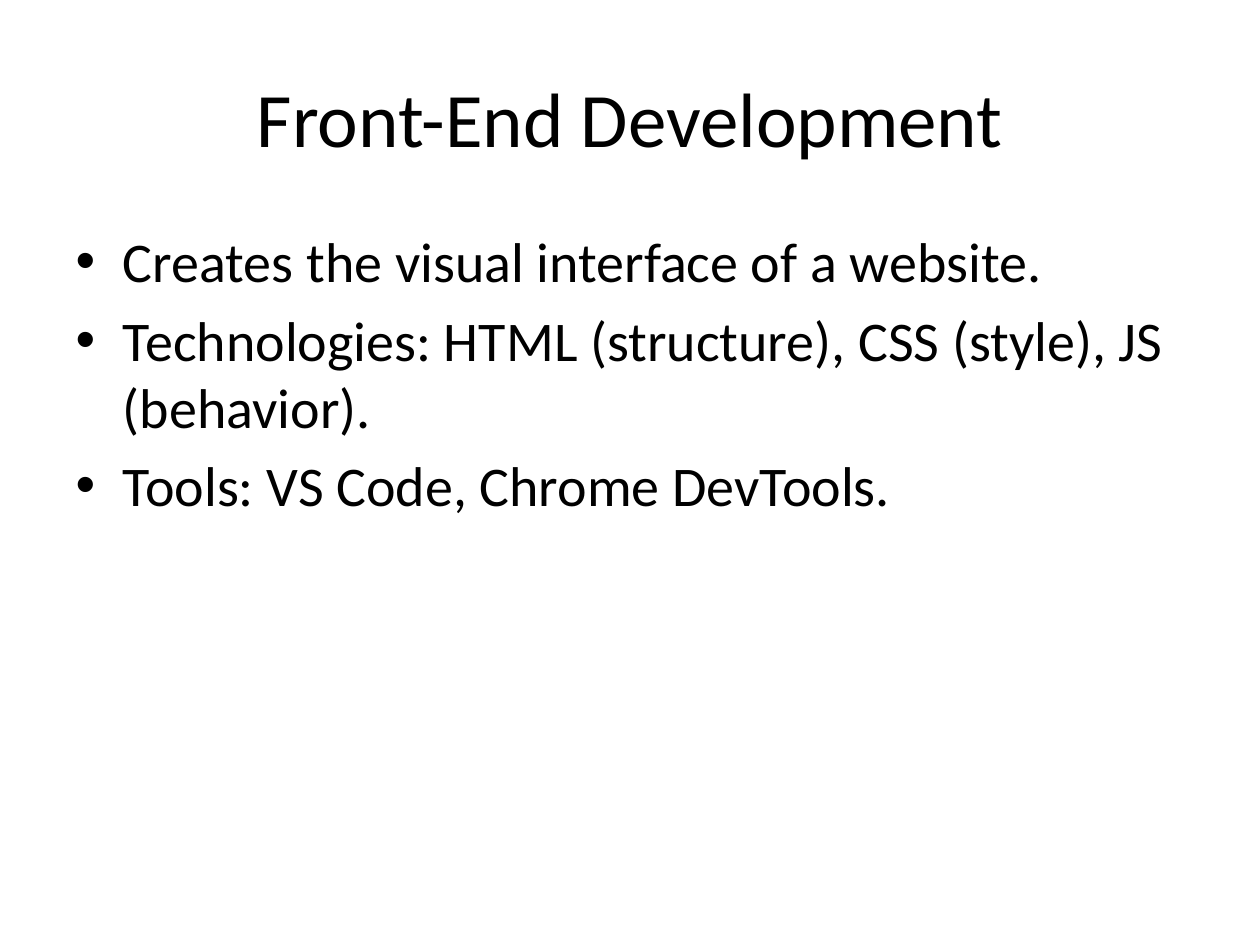
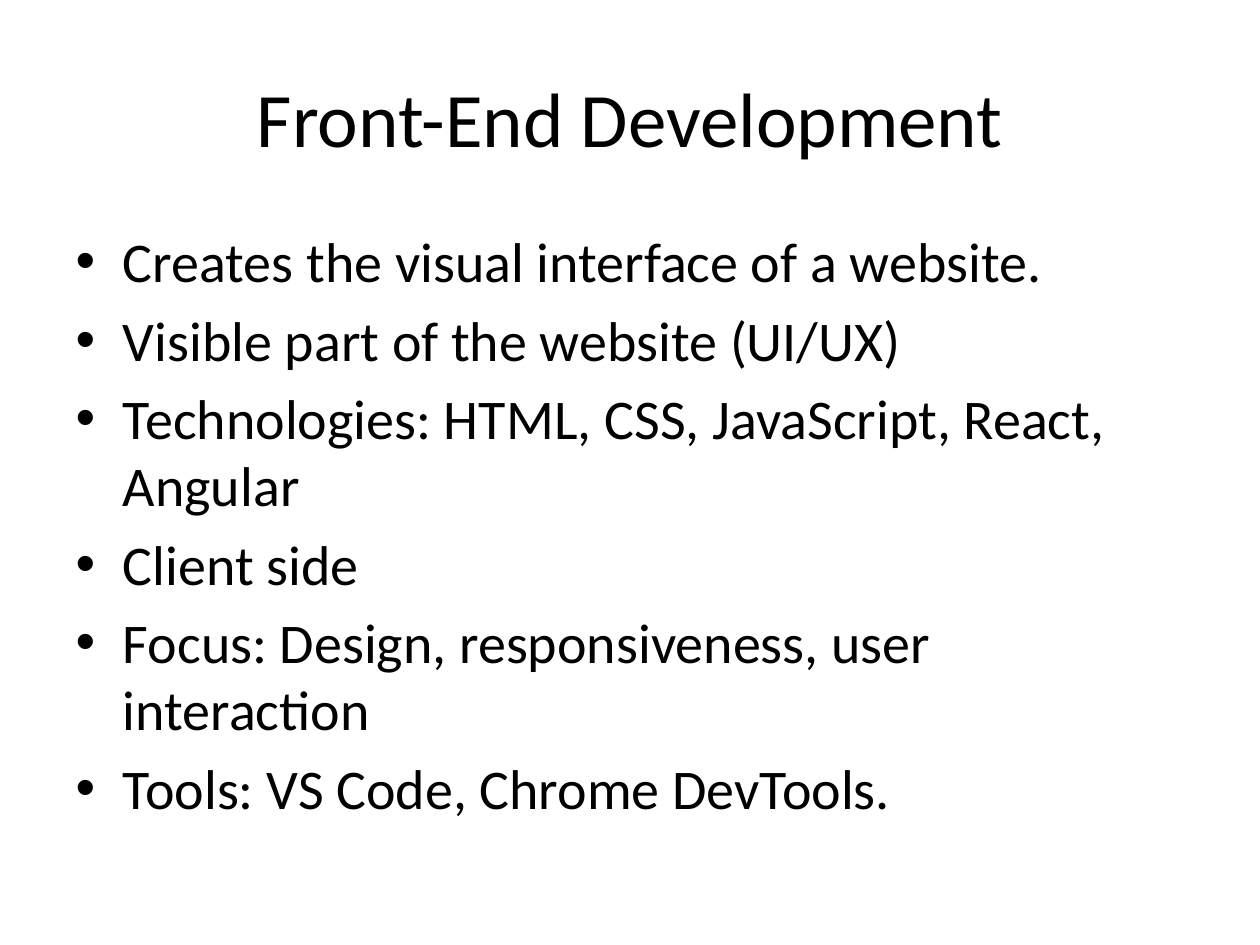
Before and after one commit to gauravog7/Intro-to-Web-Tech, a slide deck: slide 29 of Web_Technology_Unit1.pptx (slide 27 before the commit). Drawn at 1260x945 pixels with LibreOffice and Linux fonts; fonts in the diff are those of the drawing. Boxes give left, top, right and bottom in pixels: in the first picture for what was removed or moved away, otherwise in the second. Text is boxed around its words. In the diff, an @@ line names an element or a change of style, - is before the commit and + after.

```diff
--- a/Web_Technology_Unit1.pptx
+++ b/Web_Technology_Unit1.pptx
@@ text at bbox=[123, 320, 1104, 731]: text changed @@
-• Technologies: HTML (structure), CSS (style), JS (behavior).
+• Visible part of the website (UI/UX)
+• Technologies: HTML, CSS, JavaScript, React, Angular
+• Client side
+• Focus: Design, responsiveness, user interaction
```
Also in this commit, not shown: 6 other slides changed, 2 slides added.
